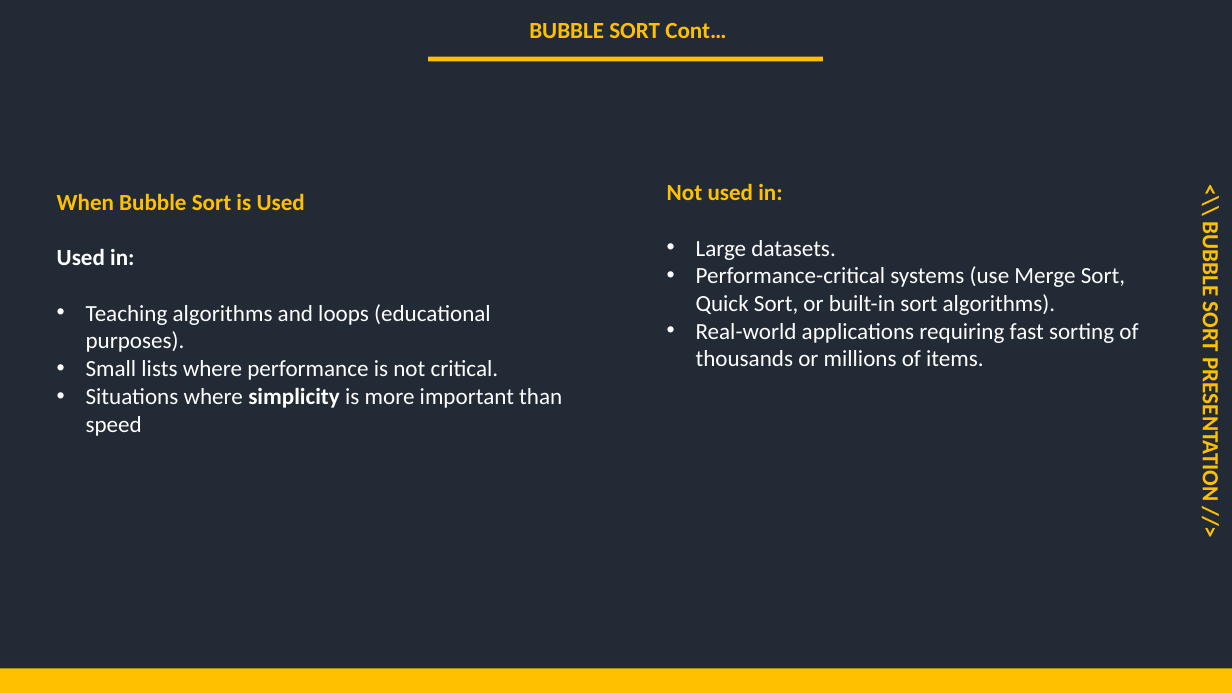
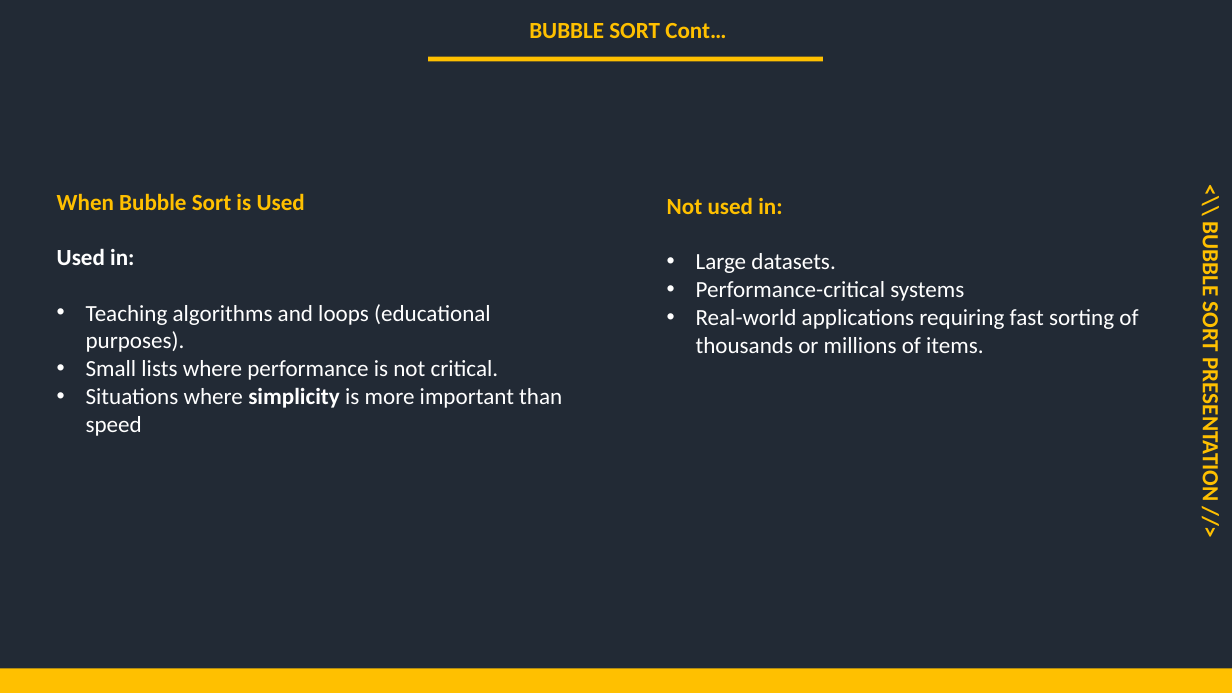
Before and after one commit to mutanganajoseph/Documents, a slide deck: slide 13 of auca/Sem-3/ICP/Assignment/Solution/Group4_Bubble_Sort_Presentation.pptx. Drawn at 1232x693 pixels with LibreOffice and Linux fonts; fonts in the diff are those of the drawing. Boxes give left, top, right and bottom in pixels: in the first picture for what was removed or moved away, otherwise in the second. Text is boxed around its words. In the diff, an @@ line names an element or a change of style, - is before the commit and + after.

```diff
--- a/auca/Sem-3/ICP/Assignment/Solution/Group4_Bubble_Sort_Presentation.pptx
+++ b/auca/Sem-3/ICP/Assignment/Solution/Group4_Bubble_Sort_Presentation.pptx
@@ text at <box>696,281,964,301</box>: text changed @@
-• Performance-critical systems (use Merge Sort, Quick Sort, or built-in sort algorithms).
+• Performance-critical systems
```
Also in this commit, not shown: 8 other slides changed, 1 other file.
